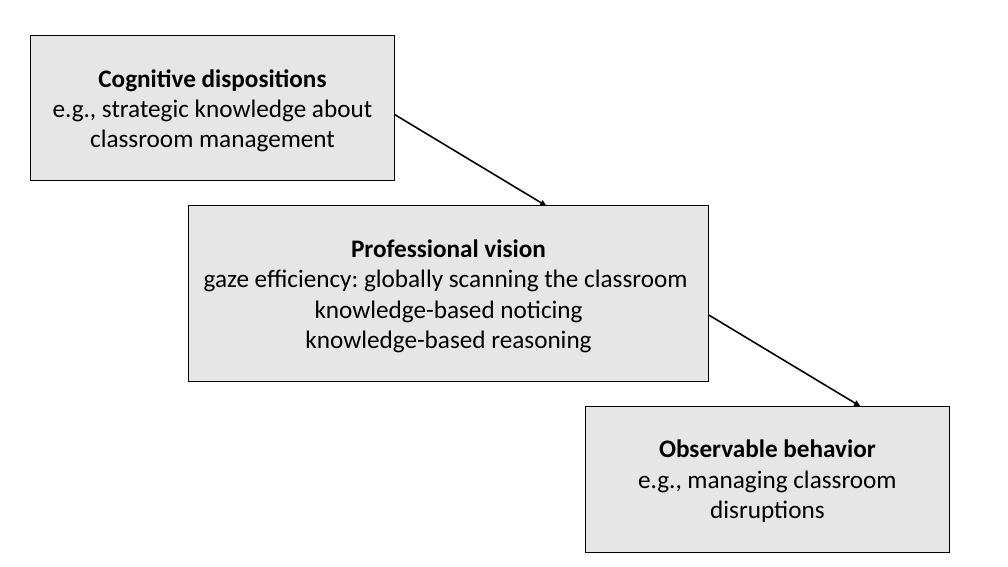
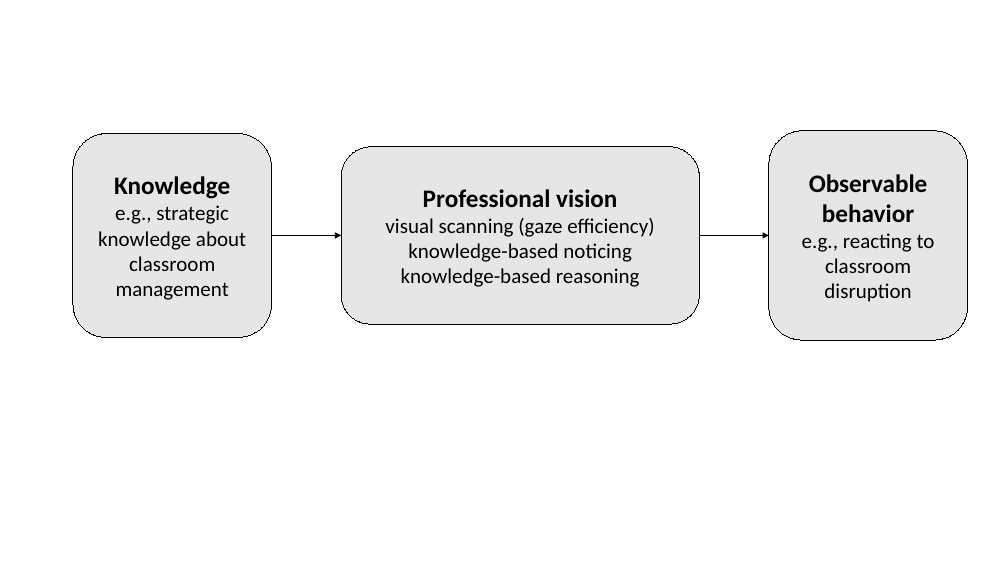
Before and after one commit to MandyKlatt/Mandy-PhD, a slide deck: slide 1 of 02_paper/02_study/02_expertise_paper/pictures/Professional_Competence_Model.pptx. Drawn at 1008x567 pixels with LibreOffice and Linux fonts; fonts in the diff are those of the drawing. Boxes give left, top, right and bottom in pixels: in the first picture for what was removed or moved away, otherwise in the second. Text is boxed around its words. In the diff, an @@ line names an element or a change of style, - is before the commit and + after.

```diff
--- a/02_paper/02_study/02_expertise_paper/pictures/Professional_Competence_Model.pptx
+++ b/02_paper/02_study/02_expertise_paper/pictures/Professional_Competence_Model.pptx
@@ arrow removed from (395, 114) to (547, 206) @@
@@ rounded rectangle "Knowledge": place and size @@
-rounded rectangle "Knowledge" at [30,36,394,181]
+rounded rectangle "Knowledge" at [73,134,272,337]
@@ rounded rectangle "Professional vision": place and size @@
-rounded rectangle "Professional vision" at [189,206,709,381]
+rounded rectangle "Professional vision" at [341,147,699,324]
@@ rectangle to rounded rectangle in 3 elements at [341,147,699,324], [73,134,272,337], [769,131,968,340] @@
@@ rounded rectangle "Observable behavior": place and size @@
-rounded rectangle "Observable behavior" at [586,406,950,553]
+rounded rectangle "Observable behavior" at [769,131,968,340]
@@ text in rounded rectangle at [114,176,230,199]: text changed @@
-Cognitive dispositions
+Knowledge
@@ text in rounded rectangle at [98,205,246,300]: size 24 to 20 pt in "e.g., strategic knowledge about classroom management" @@
@@ arrow added from (271, 235) to (341, 235), #000000 1 pt @@
@@ text in rounded rectangle at [385,218,654,237]: text changed; size 24 to 20 pt @@
-gaze efficiency: globally scanning the classroom
+visual scanning (gaze efficiency)
@@ arrow added from (699, 235) to (769, 235), #000000 1 pt @@
@@ text in rounded rectangle at [802,233,935,302]: text changed; size 24 to 20 pt @@
-e.g., managing classroom disruptions
+e.g., reacting to classroom disruption
@@ text in rounded rectangle at [401,243,640,287]: size 24 to 20 pt in "knowledge-based noticing", "knowledge-based reasoning" @@
@@ arrow removed from (709, 315) to (861, 406) @@
```
Also in this commit, not shown: 3 other files.
